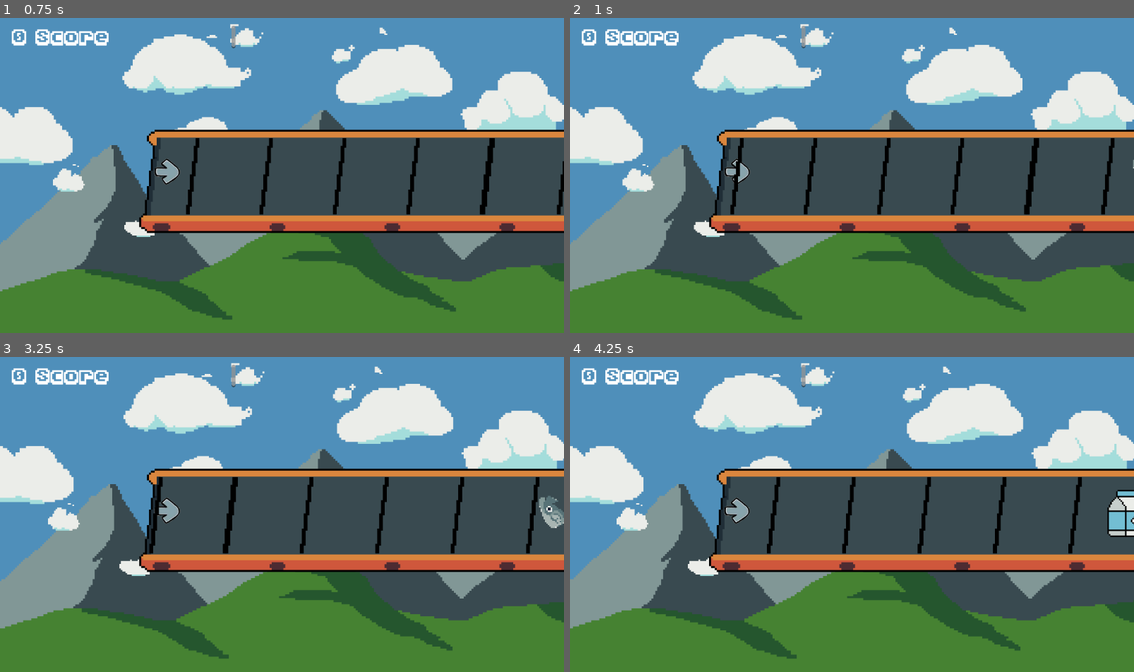
Above: before the commit, frames 1-4 (two rows, left to right).
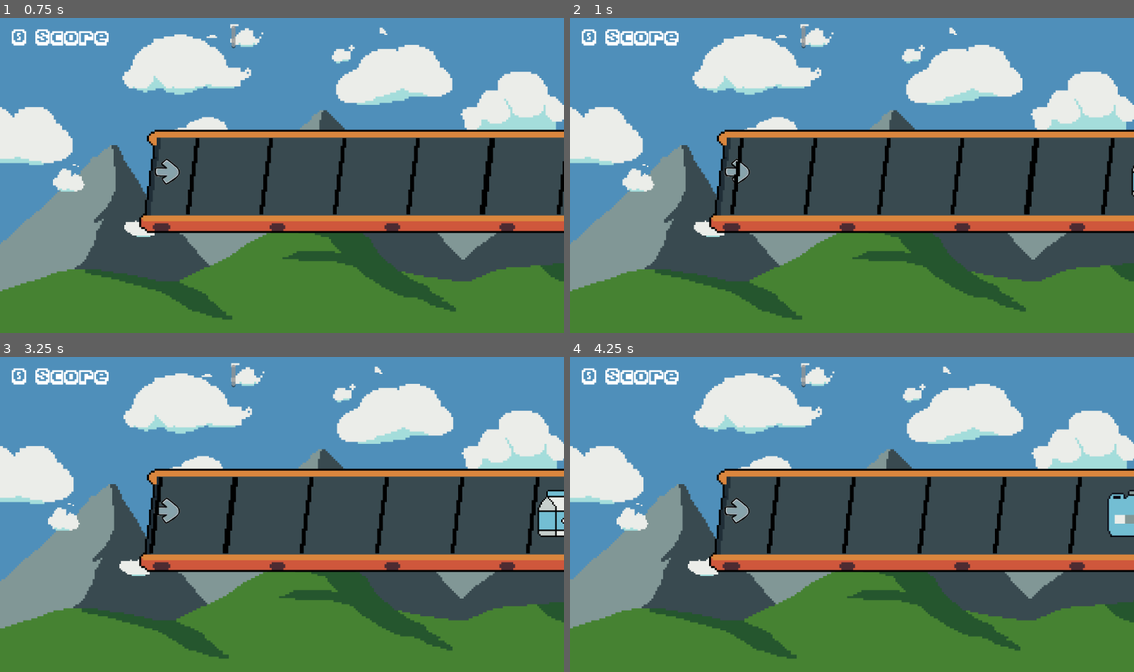
Above: after the commit, the same moments.

Repository: piperinnshall/wlgg-world-day
Game: Godot game, scene res://src/stages/stage_one.tscn
Same seed, same stepped clock (60 frames per second), same inputs: the game is played once before the commit and once after it. Sound files missing from this copy of the repository are replaced by a short silence.
Inputs:
- Up to frame 1 (0.75 s): tap Q (key_Q) at 0.6 s
- Up to frame 2 (1 s): no input
- Up to frame 3 (3.25 s): tap E (key_E) at 1.35 s; tap Q (key_Q) at 1.55, 2.1, 2.85 s
- Up to frame 4 (4.25 s): tap E (key_E) at 3.6 s; tap Q (key_Q) at 3.8 s

Frame 1 is identical in both runs. In frame 2, less than 0.1% of the frame differs, in the area x 99-100%, y 45-57%; in frame 3, 0.6%, in the area x 95-100%, y 42-58%; in frame 4, 0.5%.

Commit message:
feat: Q and E directions work

Diff:
--- a/src/scripts/key_listener.gd
+++ b/src/scripts/key_listener.gd
@@ -32,7 +32,8 @@
 	# Make sure the array of keys is not empty
 	if key_moving_queue.size() > 0:
 		if key_moving_queue.front().has_passed:
-			key_moving_queue.pop_front()
+			var key_to_pop = key_moving_queue.pop_front()
+			key_to_pop.move_speed = 200
 
 			var st_instance = score_text.instantiate() as Node2D
 			get_tree().get_root().call_deferred("add_child", st_instance)
@@ -45,58 +46,75 @@
 
 
 		# If key is pressed pop from queue
-		if Input.is_action_just_pressed(key_up) or Input.is_action_just_pressed(key_down):
-			var key_to_pop = key_moving_queue.pop_front()
-
-			var distance_from_passed = abs(key_to_pop.pass_limit - key_to_pop.global_position.x)
-
-			var score_text_str: String = ""
-
-			if distance_from_passed < perfect_limit:
-				Signals.increment_score.emit(perfect_score)
-				score_text_str = "PERFECT"
-				Signals.increment_combo.emit()
-
-				# Find the Camera2D and trigger shake
-				#var camera := get_node("../Camera2D")
-				#if camera:
-					#camera.trigger_shake()
+		if Input.is_action_just_pressed(key_up):
+			do_key_pressed(key_up)
+		elif Input.is_action_just_pressed(key_down):
+			do_key_pressed(key_down)
 
 
-			elif distance_from_passed < great_limit:
-				Signals.increment_score.emit(great_score)
-				score_text_str = "GREAT"
-				Signals.increment_combo.emit()
-			elif distance_from_passed < good_limit:
-				Signals.increment_score.emit(good_score)
-				score_text_str = "GOOD"
-				Signals.increment_combo.emit()
-			elif distance_from_passed < okay_limit:
-				Signals.increment_score.emit(okay_score)
-				score_text_str = "OKAY"
-				Signals.increment_combo.emit()
-			else:
-				var camera := get_node("../Camera2D")
-				if camera:
-					camera.trigger_shake()
-				score_text_str = "MISS"
-				Signals.reset_combo.emit()
+func do_key_pressed(key):
+	var key_to_pop = key_moving_queue.pop_front()
 
-			#TODO: Animations
-			key_to_pop.queue_free()
+	var distance_from_passed = abs(key_to_pop.pass_limit - key_to_pop.global_position.x)
 
-			var st_instance = score_text.instantiate() as Node2D
-			get_tree().get_root().call_deferred("add_child", st_instance)
-			st_instance.set_text(score_text_str)
-			st_instance.global_position = global_position - Vector2(100, 200)
+	var score_text_str: String = ""
+
+	if key_to_pop.this_button_name != key:
+		var camera := get_node("../Camera2D")
+		if camera:
+			camera.trigger_shake()
+		score_text_str = "MISS"
+		key_to_pop.move_speed = 200
+		Signals.reset_combo.emit()
+	else:
+		if distance_from_passed < perfect_limit:
+			Signals.increment_score.emit(perfect_score)
+			score_text_str = "PERFECT"
+			Signals.increment_combo.emit()
+			send_direction(key_to_pop.this_button_name, key_to_pop)
+		elif distance_from_passed < great_limit:
+			Signals.increment_score.emit(great_score)
+			score_text_str = "GREAT"
+			Signals.increment_combo.emit()
+			send_direction(key_to_pop.this_button_name, key_to_pop)
+		elif distance_from_passed < good_limit:
+			Signals.increment_score.emit(good_score)
+			score_text_str = "GOOD"
+			Signals.increment_combo.emit()
+			send_direction(key_to_pop.this_button_name, key_to_pop)
+		elif distance_from_passed < okay_limit:
+			Signals.increment_score.emit(okay_score)
+			score_text_str = "OKAY"
+			Signals.increment_combo.emit()
+			send_direction(key_to_pop.this_button_name, key_to_pop)
+		else:
+			var camera := get_node("../Camera2D")
+			if camera:
+				camera.trigger_shake()
+			score_text_str = "MISS"
+			key_to_pop.move_speed = 200
+			Signals.reset_combo.emit()
+
+	var st_instance = score_text.instantiate() as Node2D
+	get_tree().get_root().call_deferred("add_child", st_instance)
+	st_instance.set_text(score_text_str)
+	st_instance.global_position = global_position - Vector2(100, 200)
+
+func send_direction(button_name: String, key_to_pop):
+	var vertical_velocity = 200.0  # Set your desired speed here
+
+	if button_name == "key_Q": # Up
+		key_to_pop.vertical_speed = -vertical_velocity  # Move upward
+	else: # down
+		key_to_pop.vertical_speed = vertical_velocity   # Move downward
 
 func create_moving_key(button_name: String):
 	var km_inst = key_moving.instantiate()
 	km_inst.z_index = 30
 	if button_name == key_up:
-		km_inst.setup(3)
+		km_inst.setup(1, button_name) # Glass
 	elif button_name == key_down:
-		km_inst.setup(1)
+		km_inst.setup(2, button_name) # Recycling
 	get_tree().get_root().call_deferred("add_child", km_inst)
 	key_moving_queue.push_back(km_inst)
 
--- a/src/scripts/key_moving.gd
+++ b/src/scripts/key_moving.gd
@@ -1,6 +1,7 @@
 extends Sprite2D
 
 @export var move_speed: float = 3.5
+@export var vertical_speed: float = 0.0  # New variable for vertical movement
 
 var pos_x: float = 610
 var pos_y: float = 0
@@ -11,19 +12,24 @@
 # set the point for a failed press
 var pass_limit: float = -210.0
 
+# set to either re or gl
+var this_button_name: String = ""
+
 func _init():
 	set_process(false)
 
 func _process(delta: float) -> void:
-	global_position += Vector2(-move_speed,  0)
+	global_position.x -= move_speed
+	global_position.y += vertical_speed * delta  # Apply vertical movement
+
 	if global_position.x < pass_limit and not $Timer.is_stopped():
-		#print($Timer.wait_time - $Timer.time_left)
 		$Timer.stop()
 		has_passed = true
 
-func setup(target_frame: int):
+func setup(target_frame: int, button_name: String):
 	global_position = Vector2(pos_x, pos_y)
 	frame = target_frame
+	this_button_name = button_name
 	scale.x = 0.6
 	scale.y = 0.6
 
Not shown: 2 places in src/nodes/end_menu.tscn that only renumber resources
Not shown: 1 places in src/nodes/signals.tscn that only renumber resources
Not shown: 1 places in src/stages/stage_one.tscn that only renumber resources
